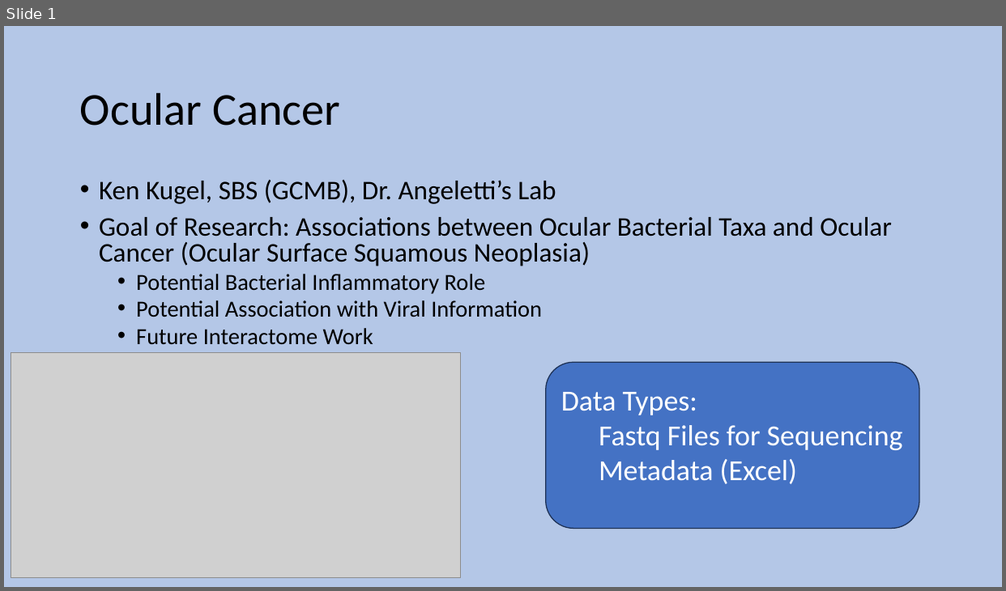
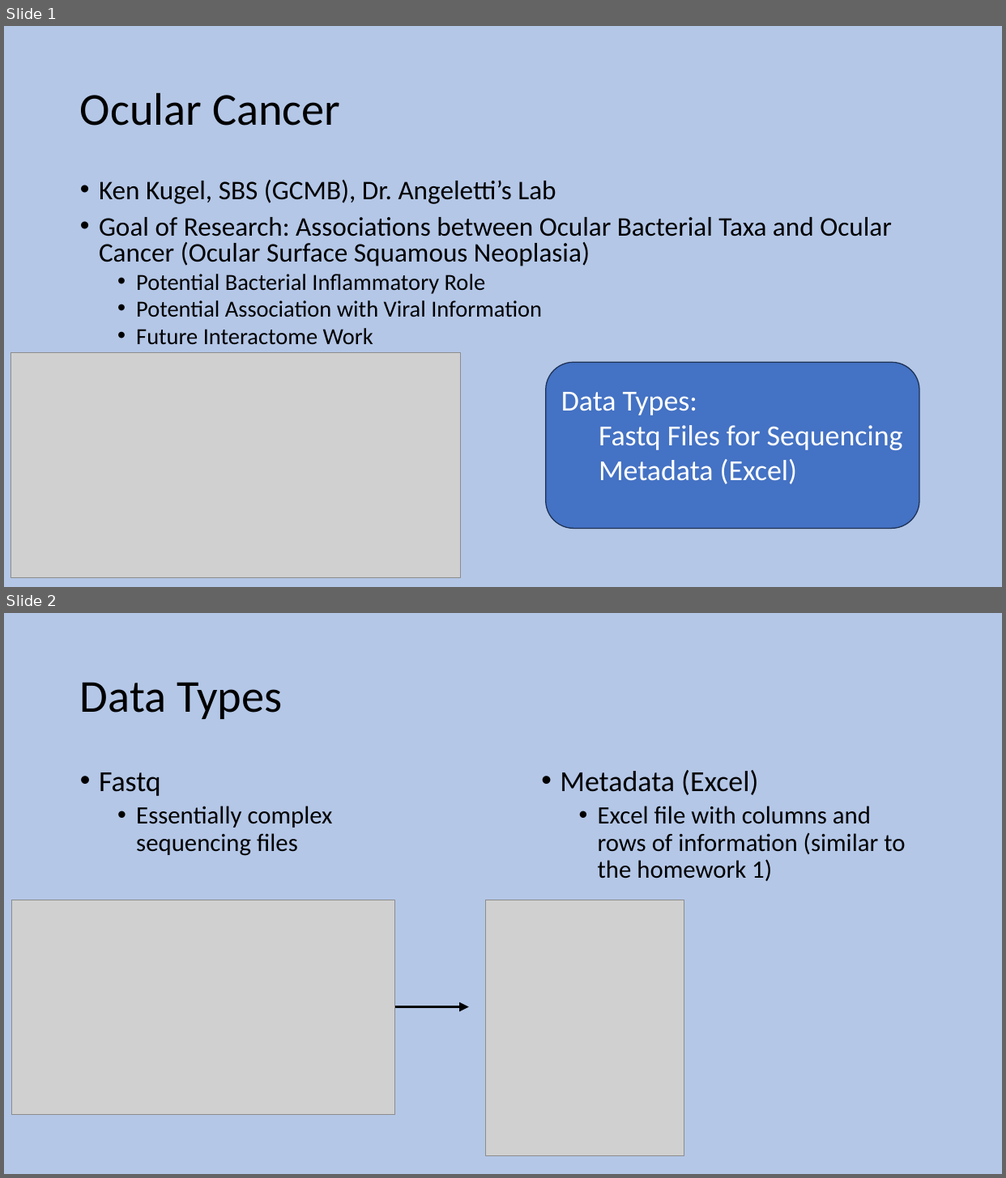
Before and after one commit to BIOS967/BIOS967_Fall2023, a slide deck: Kugel_Ken/Intro_PowerPoint.pptx. Shown one above the other, each under a label of ours: slide 1 before the commit, slides 1 and 2 after it. The pictures are 1006x591 and 1006x1178 pixels, drawn with LibreOffice and Linux fonts; fonts in the diff are those of the drawing; grey boxes stand for pictures. Boxes give left, top, right and bottom in pixels: in the first picture for what was removed or moved away, otherwise in the second. Text is boxed around its words. In the diff, an @@ line names an element or a change of style, - is before the commit and + after.

Commit message:
Update to powerpoint, Added slide 2

```diff
--- a/Kugel_Ken/Intro_PowerPoint.pptx
+++ b/Kugel_Ken/Intro_PowerPoint.pptx
@@ slide 2 added at (4,613,1002,1174), background #B4C7E7 @@
@@ title added at (80,682,282,719), 44 pt, text #000000 @@
+Data Types
@@ text added at (99,773,333,856), 24 pt, text #000000 @@
+• Fastq
+  • Essentially complex sequencing files
@@ text added at (560,770,905,881), 24 pt, text #000000 @@
+• Metadata (Excel)
+  • Excel file with columns and rows of information (similar to the homework 1)
@@ picture added at (11,900,394,1114) @@
@@ picture added at (485,900,684,1157) @@
@@ arrow added from (395, 1007) to (469, 1007), #000000 3 pt @@
```
